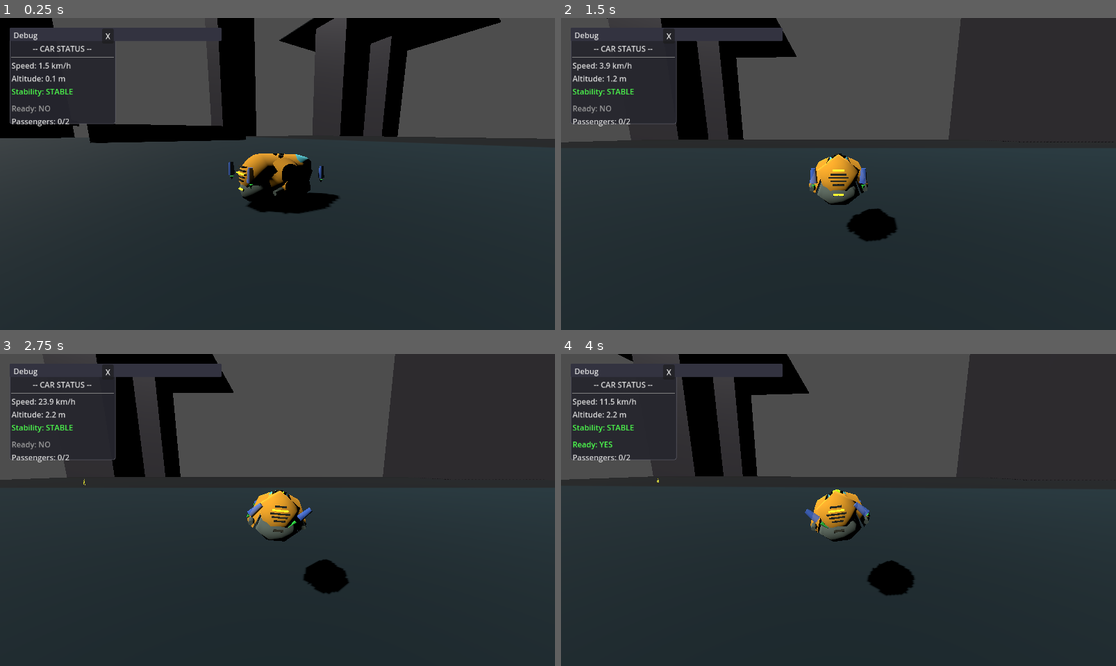
Above: before the commit, frames 1-4 (two rows, left to right).
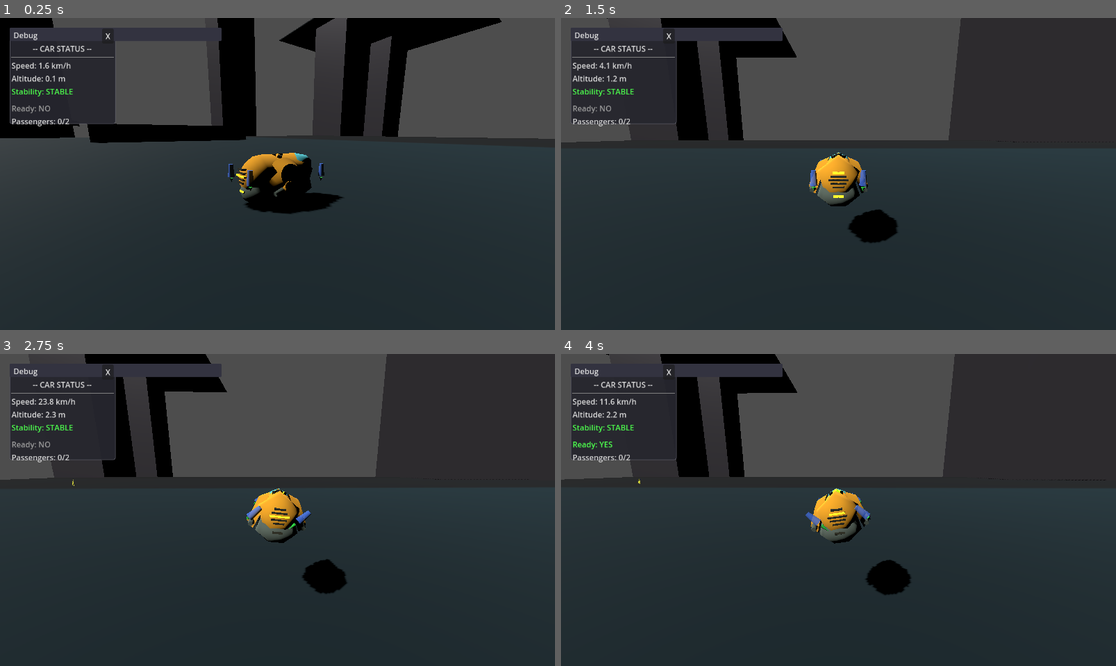
Above: after the commit, the same moments.

Repository: TaxiService/fcar
Game: Godot game, scene res://main.tscn
The game is run twice, just before and just after one commit, with the same random seed, the same clock (stepped at 60 frames per second) and the same inputs. The engine's default icon, where the game draws it, is replaced by a stand-in: a white triangle on a blue panel in a dark square.
Inputs (mouse positions are in pixels of both pictures, inside the frame that each line leads up to):
- Up to frame 1 (0.25 s): no input
- Up to frame 2 (1.5 s): drag from (622, 77) to (894, 105) at 0.52 s; drag from (727, 189) to (810, 236) at 1.27 s
- Up to frame 3 (2.75 s): move the mouse to (333, 441) at 2.02 s; hold D (strafe_right) from 2.03 s (still down); tap V (toggle_auto_hover) at 2.1 s
- Up to frame 4 (4 s): release D (strafe_right) at 2.75 s; drag from (810, 572) to (672, 463) at 2.77 s; move the mouse to (1005, 556) at 3.52 s; hold A (strafe_left) from 3.53 s (still down); tap T (toggle_ready_for_fares) at 3.6 s; tap Space (jump) at 3.77 s

The runs differ from the first frame. In frame 1, 0.5% of the frame differs, in the area x 8-97%, y 0-63%; in frame 2, 0.6%; in frame 3, 2.9%; in frame 4, 5.3%, in the area x 0-98%, y 0-78%.

Commit message:
committed some fcar defaults

Diff:
--- a/FCar.gd
+++ b/FCar.gd
@@ -38,11 +38,11 @@
 
 @export_category("yaw")
 @export var yaw_thrust_angle: float = 30.0
-@export var max_angular_speed: float = 2.0
-@export var yaw_deceleration: float = 3.0  # How fast yaw input decays when released
-@export var yaw_accel_min: float = 0.3  # Yaw acceleration at max speed
-@export var yaw_accel_max: float = 1.8  # Yaw acceleration at rest
-@export var yaw_accel_max_speed: float = 50.0  # Speed at which yaw_accel_min kicks in
+@export var max_angular_speed: float = 1.8 # old values were 2 3 0.3 1.8 50
+@export var yaw_deceleration: float = 1.5  # How fast yaw input decays when released
+@export var yaw_accel_min: float = 0.8  # Yaw acceleration at max speed
+@export var yaw_accel_max: float = 1.5  # Yaw acceleration at rest
+@export var yaw_accel_max_speed: float = 30.0  # Speed at which yaw_accel_min kicks in
 
 @export_category("height lock")
 @export var height_lock_strength: float = 0.8
@@ -62,13 +62,13 @@
 
 @export_category("damping")
 @export var stable_angular_damp: float = 1.8
-@export var unstable_angular_damp: float = 0.8
+@export var unstable_angular_damp: float = 0.2
 @export var stable_linear_damp: float = 2.0
 @export var unstable_linear_damp: float = 0.85
 
 @export_category("handbrake")
 @export var handbrake_disables_stabilizer: bool = true
-@export var handbrake_disables_boosters: bool = true
+@export var handbrake_disables_boosters: bool = false
 
 @export_category("auto-hover safety")
 @export var auto_hover_enabled: bool = true
@@ -82,7 +82,7 @@
 @export var booster_thigh_max: float = 0.0  # degrees
 @export var booster_shin_min: float = 0.0  # degrees
 @export var booster_shin_max: float = 45.0  # degrees
-@export var booster_default_thigh_angle: float = -50.0  # degrees (negative = pointing back)
+@export var booster_default_thigh_angle: float = -60.0  # degrees (negative = pointing back)
 @export var booster_default_shin_angle: float = 45.0  # degrees
 
 @export_category("passengers")
@@ -95,13 +95,13 @@
 
 @export_category("waypoint marker")
 @export var marker_scale_max: float = 2.0  # Scale when very close (on-screen)
-@export var marker_scale_min: float = 0.2  # Scale when far (on-screen)
+@export var marker_scale_min: float = 0.7  # Scale when far (on-screen)
 @export var marker_scale_edge: float = 1.5  # Scale when projected to screen edge (off-screen)
 @export var marker_close_distance: float = 2.0  # Distance where marker is at max scale
 @export var marker_far_distance: float = 20.0  # Distance where marker reaches min scale
-@export var marker_edge_margin: float = 40.0  # How far from screen edge the marker sits
-@export var arrow_edge_offset: float = 30.0  # Additional outward offset for arrow (to separate from marker)
-@export var label_edge_offset: float = 55.0  # Additional outward offset for label (beyond arrow)
+@export var marker_edge_margin: float = 45.0  # How far from screen edge the marker sits
+@export var arrow_edge_offset: float = -55.0  # Additional outward offset for arrow (to separate from marker)
+@export var label_edge_offset: float = -85.0  # Additional outward offset for label (beyond arrow)
 
 @export_category("debug")
 @export var debug_thrusters: bool = false
--- a/main.tscn
+++ b/main.tscn
@@ -134,19 +134,7 @@
 heightlock_thrust = 5.0
 roll_differential = 0.5
 yaw_acceleration = 1.8
-max_angular_speed = 1.8
-yaw_deceleration = 1.5
-yaw_accel_min = 0.8
-yaw_accel_max = 1.5
-yaw_accel_max_speed = 30.0
-unstable_angular_damp = 0.5
-handbrake_disables_boosters = false
-booster_default_thigh_angle = -60.0
-marker_scale_min = 0.7
-marker_edge_margin = 45.0
-arrow_edge_offset = -55.0
 debug_thrusters = true
-com_compensation_enabled = false
 
 [node name="UIController" type="Node" parent="FCar"]
 script = ExtResource("3_kek77")
